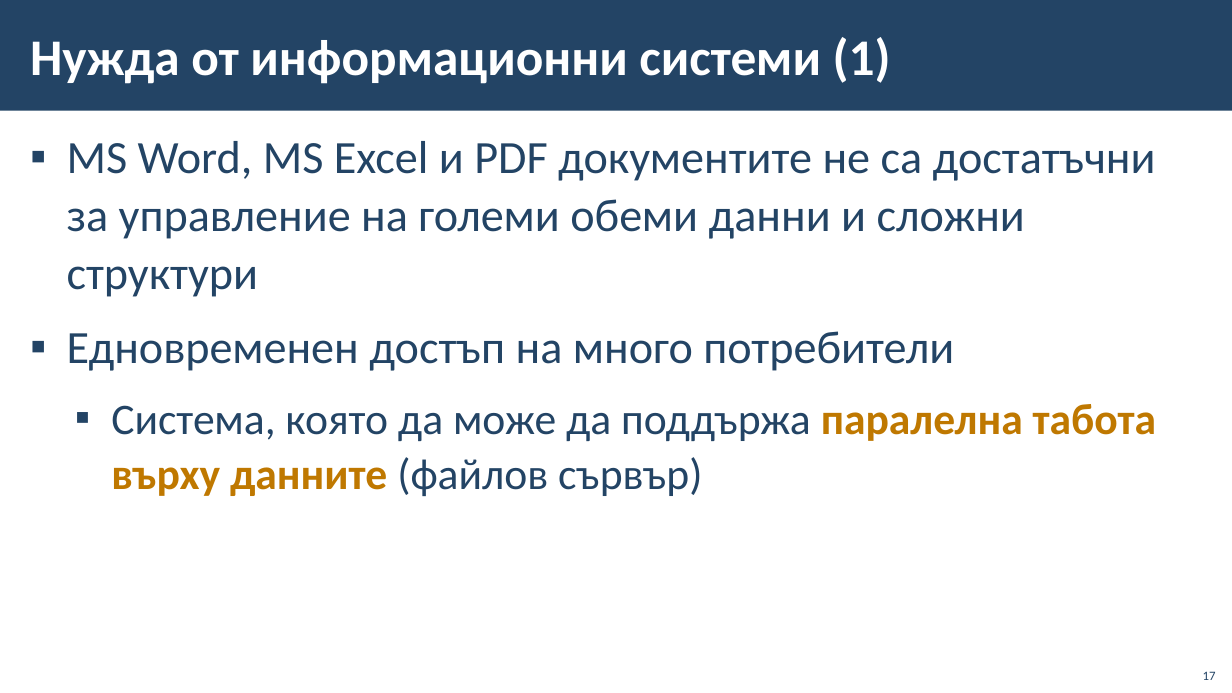
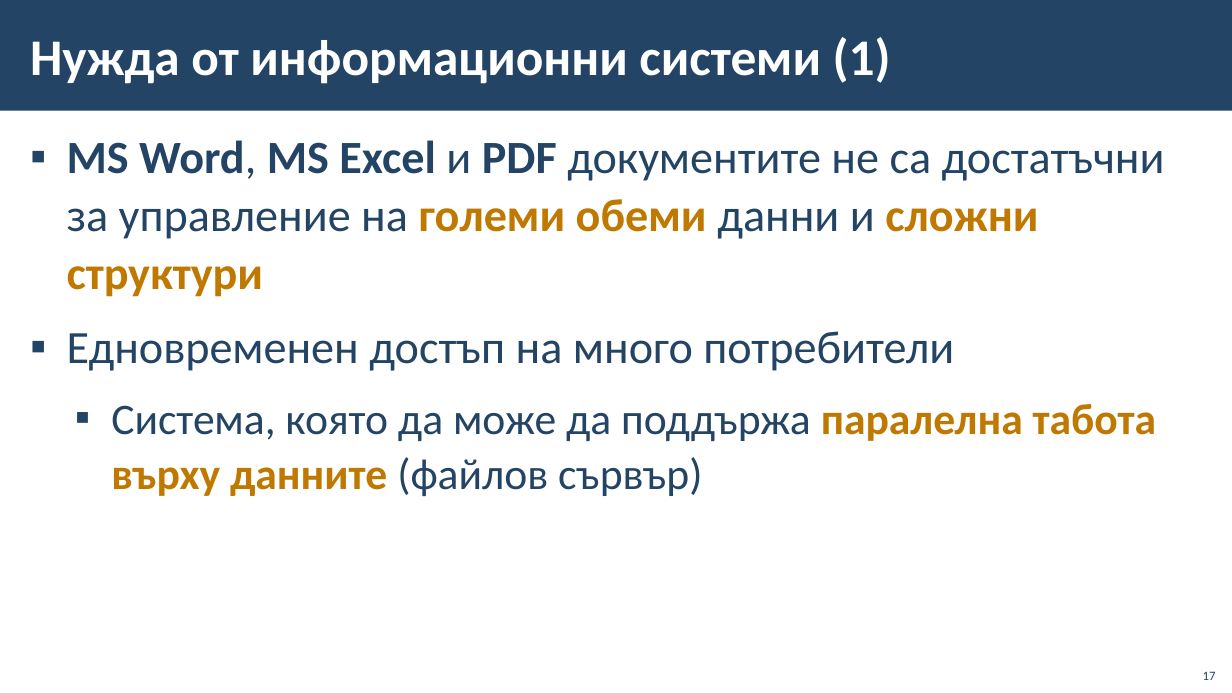
Before and after one commit to BG-IT-Edu/School-Programming, a slide deck: slide 17 of Courses/Software-Sciences/Module-3-Databases-New/01-IT-Systems/01-IT-Systems.pptx. Drawn at 1232x693 pixels with LibreOffice and Linux fonts; fonts in the diff are those of the drawing; background and template pictures are left out. Boxes give left, top, right and bottom in pixels: in the first picture for what was removed or moved away, otherwise in the second. Text is boxed around its words. In the diff, an @@ line names an element or a change of style, - is before the commit and + after.

```diff
--- a/Courses/Software-Sciences/Module-3-Databases-New/01-IT-Systems/01-IT-Systems.pptx
+++ b/Courses/Software-Sciences/Module-3-Databases-New/01-IT-Systems/01-IT-Systems.pptx
@@ text at (67,140,1165,297): text colour #234465 to #BF7800 in "големи обеми сложни структури"; bold on in "MS Word, MS Excel PDF големи обеми ..." @@
```
Also in this commit, not shown: 5 other slides changed, 2 slides added.
